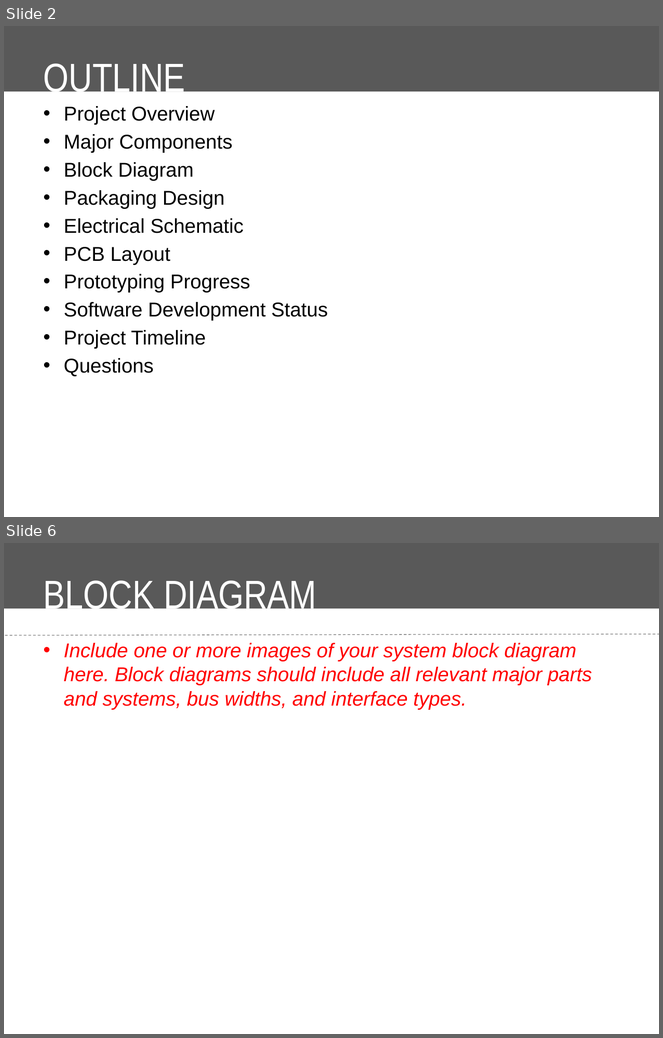
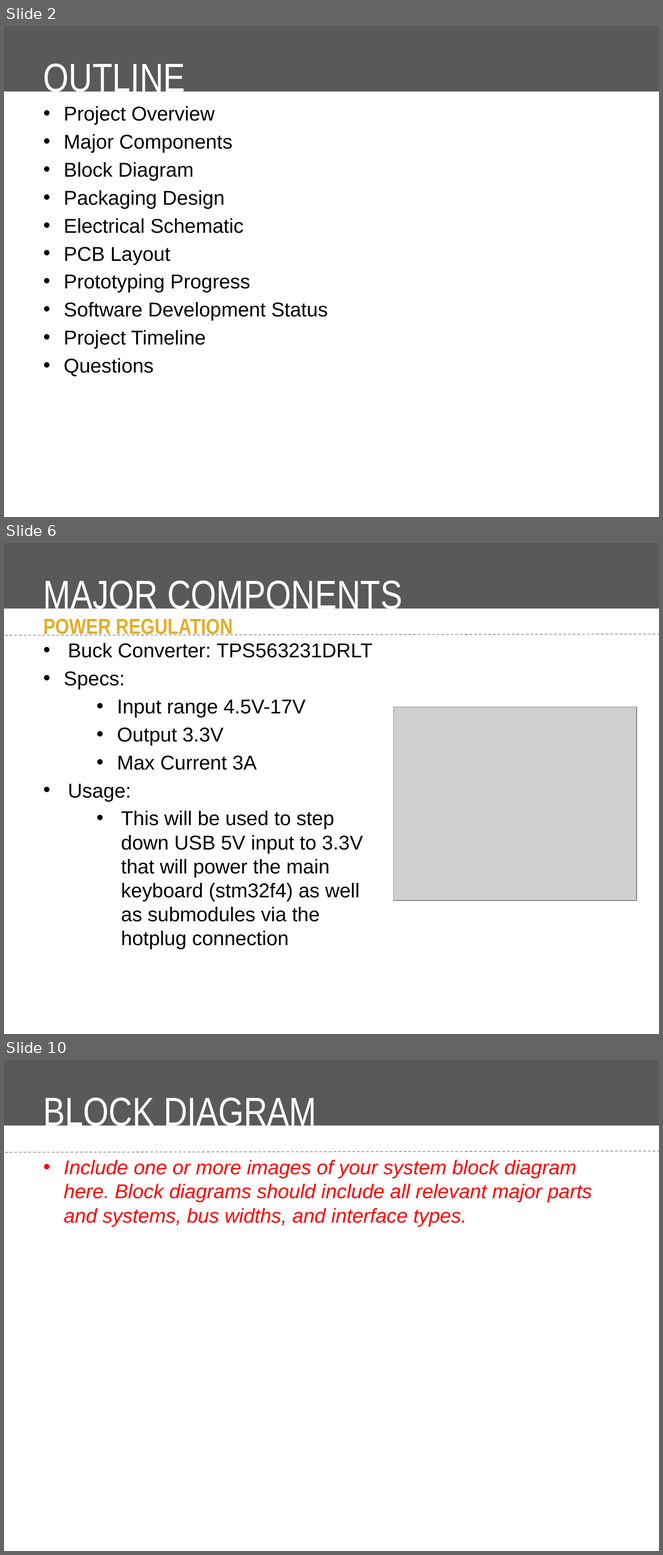
Before and after one commit to Ashassins/NYAKB, a slide deck: Midterm Review Presentation/Midterm Design Review Presentation Template.pptx. Shown one above the other, each under a label of ours: slides 2 and 6 before the commit, slides 2, 6 and 10 after it; the slides between them are not shown. The pictures are 663x1038 and 663x1555 pixels, drawn with LibreOffice and Linux fonts; fonts in the diff are those of the drawing; grey boxes stand for pictures; background and template pictures are left out. Boxes give left, top, right and bottom in pixels: in the first picture for what was removed or moved away, otherwise in the second. Text is boxed around its words. In the diff, an @@ line names an element or a change of style, - is before the commit and + after.

```diff
--- a/Midterm Review Presentation/Midterm Design Review Presentation Template.pptx
+++ b/Midterm Review Presentation/Midterm Design Review Presentation Template.pptx
@@ slide 6 added at (4,543,659,1034), background #FFFFFF; not listed: 2 template elements that a slide beside it also shows @@
@@ title added at (44,580,402,616), 44 pt, text #FFFFFF @@
+MAJOR COMPONENTS
@@ text added at (44,618,233,636), 24 pt, text #E3AE24, bold @@
+POWER REGULATION
@@ text added at (64,643,373,950), 22 pt, text #000000 @@
+• Buck Converter: TPS563231DRLT
+• Specs:
+  • Input range 4.5V-17V
+  • Output 3.3V
+  • Max Current 3A
+• Usage:
+  • This will be used to step down USB 5V input to 3.3V that will power the main keyboard (stm32f4) as well as submodules via the hotplug connection
@@ picture added at (394,707,637,901) @@
@@ what was slide 6 is now slide 10 @@
```
Also in this commit, not shown: 5 slides changed, 5 other slides added, 1 slide removed, 1 other file.
